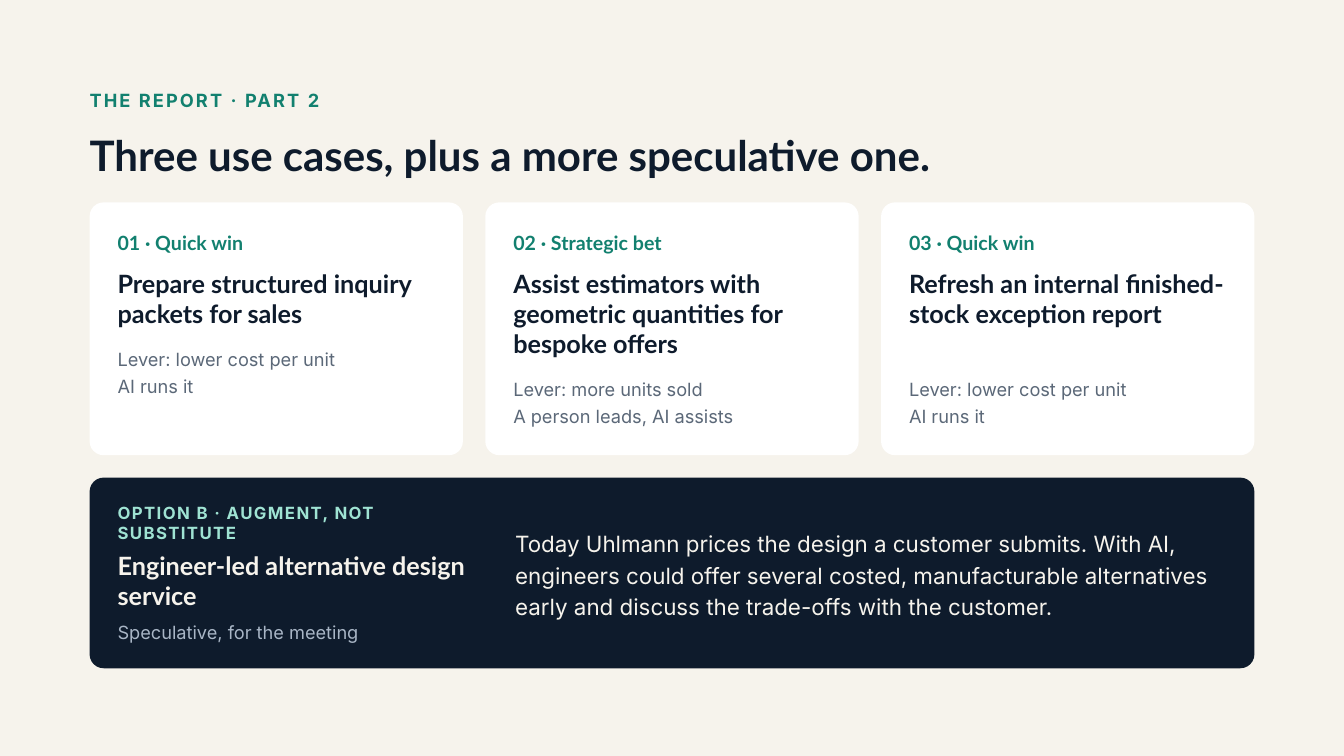
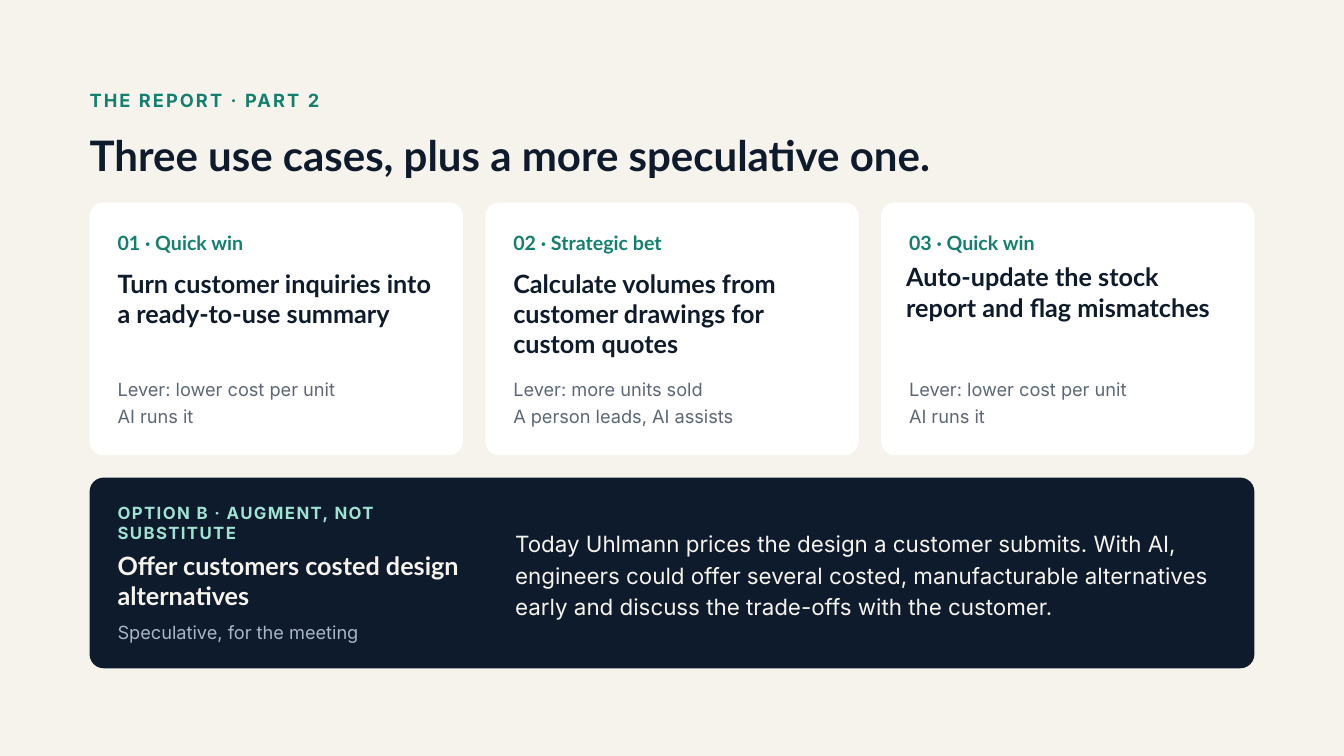
Before and after one commit to Ztirf91/Project3---AI-Use-case-identifier, a slide deck: slide 5 of presentation/AI Use Case Identifier – Demo Day.pptx. Drawn at 1344x756 pixels with LibreOffice and Linux fonts; fonts in the diff are those of the drawing. Boxes give left, top, right and bottom in pixels: in the first picture for what was removed or moved away, otherwise in the second. Text is boxed around its words. In the diff, an @@ line names an element or a change of style, - is before the commit and + after.

```diff
--- a/presentation/AI Use Case Identifier – Demo Day.pptx
+++ b/presentation/AI Use Case Identifier – Demo Day.pptx
@@ text at box(906, 267, 1209, 321): text changed @@
-Refresh an internal finished-stock exception report
+Auto-update the stock report and flag mismatches
@@ text at box(118, 274, 431, 327): text changed @@
-Prepare structured inquiry packets for sales
+Turn customer inquiries into a ready-to-use summary
@@ text at box(513, 274, 776, 358): text changed @@
-Assist estimators with geometric quantities for bespoke offers
+Calculate volumes from customer drawings for custom quotes
@@ text "Lever: lower cost per unit": place and size @@
-text "Lever: lower cost per unit" at box(118, 352, 335, 393)
+text "Lever: lower cost per unit" at box(118, 382, 335, 423)
@@ text at box(118, 556, 459, 605): text changed @@
-Engineer-led alternative design service
+Offer customers costed design alternatives
```
Also in this commit, not shown: 4 other files.
